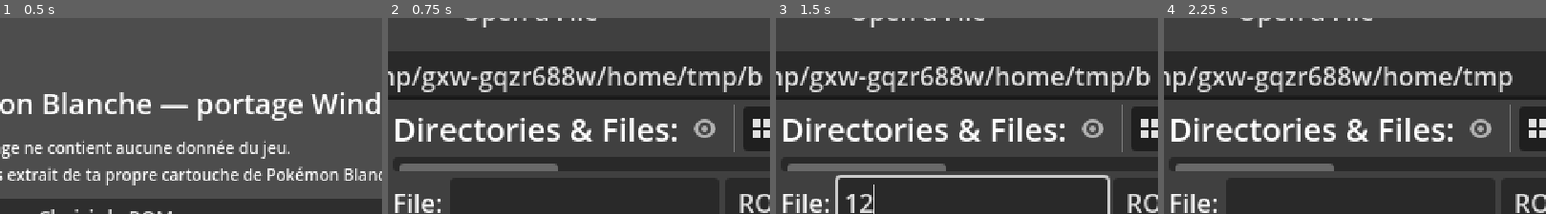
Above: before the commit, frames 1-4 (left to right).
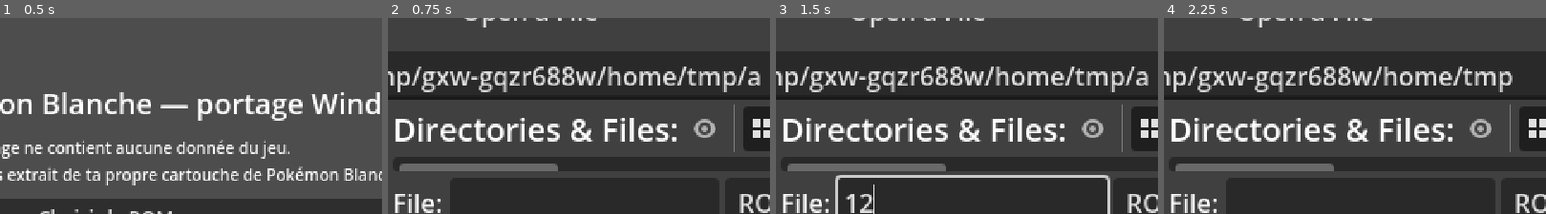
Above: after the commit, the same moments.

Repository: Brasegon/Pokemon-NB-x86
Game: Godot game, scene res://scenes/boot/boot.tscn
Two runs of this game, one before a commit and one after it. Both use one fixed random seed, a clock stepped at 60 frames per second and the inputs below.
Inputs (mouse positions are % of the whole screen's width and height, from its top left):
- Up to frame 1 (0.5 s): no input
- Up to frame 2 (0.75 s): click "Choisir la ROM…" at 0.5 s
- Up to frame 3 (1.5 s): click (61, 56) at 1.27 s; type "12" at 1.35 s
- Up to frame 4 (2.25 s): click (16, 24) at 2 s
The pictures show only the part of the screen within x 35-85%, y 9-59%; the shares and areas given below are measured in that part.

Frame 1 is identical in both runs. In frame 2, 0.2% of the frame differs, in the area x 94-98%, y 24-35%; in frame 3, 0.2%; in frame 4, nothing differs.

Commit message:
Phase 3 : machine virtuelle des scripts, on parle aux PNJ
- ScriptVM : la machine virtuelle des scripts du terrain, comme celle du jeu
  (pile de valeurs, comparaisons, sauts, appels, variables, drapeaux,
  messages, sons). Les commandes pas encore écrites sont sautées grâce à
  ScriptParams, la taille de leurs paramètres, générée depuis le code du jeu
  par tools/re/scriptcmds.py --gdscript.
- EventWork : drapeaux et variables (constantes, variables de la sauvegarde,
  variables temporaires, comme 0x02158F80).
- ScriptFiles : où trouver un script (zone ou plages communes de l'overlay 10).
- FieldScripts : Valider devant un PNJ ou un panneau lance son script,
  déclencheurs, messages dans la boîte de dialogue, PNJ qui se tourne.
- test_world joue le script de l'habitante de Renouet de bout en bout.

Co-Authored-By: Claude Opus 5.5 <noreply@anthropic.com>

Diff:
--- /dev/null
+++ b/engine/field/field_scripts.gd
@@ -0,0 +1,148 @@
+class_name FieldScripts
+extends Node
+## Les scripts du terrain : on parle à un PNJ ou on lit un panneau en appuyant sur Valider devant
+## lui, on marche sur un déclencheur... et la machine virtuelle (ScriptVM) exécute le script du jeu.
+## Ce nœud est aussi son « hôte » : il affiche les messages, tourne les PNJ, joue les sons.
+
+signal script_started(id: int)
+signal script_finished(id: int)
+
+var field: FieldMap
+var player: FieldPlayer
+var work := EventWork.new()
+var vm := ScriptVM.new()
+var box: DialogueBox
+## Numéro du script en cours (-1 : aucun).
+var current := -1
+## PNJ qui a lancé le script (on lui a parlé), ou null.
+var talker: FieldNpc
+
+var _files: ScriptFiles
+var _rom: Node
+
+
+static func create(map: FieldMap, hero: FieldPlayer, dialogue: DialogueBox) -> FieldScripts:
+	var scripts := FieldScripts.new()
+	scripts.name = "Scripts"
+	scripts.field = map
+	scripts.player = hero
+	scripts.box = dialogue
+	scripts._rom = Autoloads.rom()
+	scripts._files = ScriptFiles.from_overlay(scripts._rom.rom.read_overlay(ScriptFiles.OVERLAY))
+	if scripts._files == null:
+		push_error("Table des scripts communs introuvable dans l'overlay %d." % ScriptFiles.OVERLAY)
+	scripts.vm.host = scripts
+	scripts.vm.work = scripts.work
+	dialogue.visible = false
+	return scripts
+
+
+func is_running() -> bool:
+	return vm.running
+
+
+## Valider devant un PNJ ou un objet à lire : lance son script. Renvoie vrai si un script démarre.
+func try_talk() -> bool:
+	if vm.running or field.events == null:
+		return false
+	var front := player.facing_tile()
+	var npc := field.npc_at(front)
+	if npc and npc.data.script > 0:
+		return run(npc.data.script, npc)
+	for sign: Dictionary in field.events.signs:
+		if Vector2i(sign.x, sign.z) == front and sign.script > 0:
+			return run(sign.script)
+	return false
+
+
+## Déclencheur sur la case où arrive le joueur (sa variable doit valoir la valeur attendue).
+func check_triggers(tile: Vector2i) -> bool:
+	if vm.running or field.events == null:
+		return false
+	for trigger: Dictionary in field.events.triggers:
+		if trigger.rail != 0:
+			continue
+		var inside: bool = tile.x >= trigger.x and tile.x < trigger.x + trigger.width and tile.y >= trigger.z and tile.y < trigger.z + trigger.depth
+		if inside and work.get_var(trigger.variable) == trigger.value:
+			return run(trigger.script)
+	return false
+
+
+## Lance le script n° id (de la zone du joueur ou d'une plage commune).
+func run(id: int, who: FieldNpc = null) -> bool:
+	if _files == null:
+		return false
+	var place := _files.locate(id, field.zones.get_zone(field.events_zone))
+	var scripts: NARC = _rom.narc(BWFiles.SCRIPTS)
+	if place.is_empty() or scripts == null or place.script >= scripts.count():
+		return false
+	var bytes := scripts.get_file(place.script)
+	var start := ScriptFiles.entry_point(bytes, place.local)
+	if start < 0:
+		return false
+	current = id
+	talker = who
+	player.controllable = false
+	vm.start(bytes, start, _rom.text_file(BWFiles.TEXT_STORY, place.text))
+	script_started.emit(id)
+	return true
+
+
+func _process(delta: float) -> void:
+	if current < 0:
+		return
+	vm.update(delta)
+	if not vm.running:
+		var finished := current
+		current = -1
+		talker = null
+		close_message()
+		player.controllable = true
+		script_finished.emit(finished)
+
+
+# --- Hôte de la machine virtuelle -----------------------------------------------------------
+
+func lock() -> void:
+	player.controllable = false
+
+
+func release() -> void:
+	pass
+
+
+## Affiche le message n° index d'un fichier de textes. speaker : personnage qui parle (-1 : celui
+## à qui l'on parle) ; sur DS, la bulle pointe vers lui.
+func show_message(messages: MsgFile, index: int, _speaker: int) -> void:
+	if messages == null or index >= messages.line_count():
+		return
+	box.show_chars(messages.get_chars(index))
+
+
+func message_typed(_delta: float) -> bool:
+	return box.is_complete()
+
+
+func wait_button(_delta: float) -> bool:
+	return box.is_closed()
+
+
+func close_message() -> void:
+	if not box.is_closed():
+		box.close()
+
+
+## Le PNJ à qui l'on parle se tourne vers le héros.
+func face_player() -> void:
+	if talker:
+		talker.face((int(player.facing) ^ 1) as CharacterSprite.Direction)
+
+
+func play_sound(id: int) -> void:
+	var sound := Autoloads.sound()
+	# Le son n'est prêt qu'une fois son autoload dans l'arbre (pas pendant l'initialisation d'un test).
+	if sound == null or not sound.is_inside_tree():
+		return
+	var archive: SDAT = sound.sdat()
+	if archive and id < archive.sequence_names.size():
+		sound.play_effect(archive.sequence_names[id])
--- /dev/null
+++ b/engine/script/event_work.gd
@@ -0,0 +1,53 @@
+class_name EventWork
+extends RefCounted
+## Drapeaux et variables de l'histoire, comme les « données d'événements » de la sauvegarde du jeu.
+##
+## Numéros dans les paramètres de script (0x02158F80, overlay 10) : en dessous de 0x4000, une
+## constante ; de 0x4000 à 0x7FFF, une variable de la sauvegarde ; de 0x8000 à 0xBFFF, une
+## variable temporaire du script ; au-delà, rien. Les drapeaux sont lus et changés par les
+## commandes 0x10 (lire), 0x23 (mettre) et 0x24 (enlever).
+
+const SAVED_VARS := 0x4000
+const TEMP_VARS := 0x8000
+const END_VARS := 0xC000
+
+var _flags := {}
+var _vars := {}
+
+
+static func is_var(id: int) -> bool:
+	return id >= SAVED_VARS and id < END_VARS
+
+
+func get_flag(id: int) -> bool:
+	return _flags.get(id, false)
+
+
+func set_flag(id: int, on := true) -> void:
+	if on:
+		_flags[id] = true
+	else:
+		_flags.erase(id)
+
+
+func get_var(id: int) -> int:
+	return _vars.get(id, 0)
+
+
+func set_var(id: int, value: int) -> void:
+	if is_var(id):
+		_vars[id] = value & 0xFFFF
+
+
+## Valeur d'un paramètre de script : la variable s'il en désigne une, sinon le nombre lui-même
+## (0x02158FBC).
+func value_of(param: int) -> int:
+	return get_var(param) if is_var(param) else param
+
+
+## Les variables temporaires (0x8000-0xBFFF) sont rangées dans le contexte du script qui tourne
+## (0x02158F70) : elles disparaissent avec lui.
+func clear_temp_vars() -> void:
+	for id: int in _vars.keys():
+		if id >= TEMP_VARS:
+			_vars.erase(id)
--- /dev/null
+++ b/engine/script/script_files.gd
@@ -0,0 +1,55 @@
+class_name ScriptFiles
+extends RefCounted
+## Où trouver un script d'après son numéro (fonction 0x02158C70, overlay 10).
+##
+## De 2000 à 10524 : des plages de scripts communs, rangées dans une table de 46 entrées en
+## 0x02170138 de l'overlay 10 (premier numéro, dernier numéro, fichier de scripts `a/0/5/7`, genre,
+## fichier de textes `a/0/0/3`). En dessous : un script de la zone (fichier = champ 06 de l'en-tête
+## de zone, textes = champ 0A, numéro local = numéro - 1).
+##
+## Fichier de scripts : une table de décalages (s32), chacun relatif à la fin de son entrée, puis le
+## code. Le jeu démarre en lisant le décalage du numéro local et en l'ajoutant (fin de 0x02158B9C).
+
+const OVERLAY := 10
+## Position de la table des plages dans l'overlay 10 de la version de référence (0x02170138 en
+## mémoire, l'overlay commençant en 0x02155100).
+const RANGES_OFFSET := 0x1B038
+const RANGE_COUNT := 46
+const RANGE_SIZE := 10
+
+## [premier, dernier, fichier de scripts, fichier de textes] pour chaque plage commune.
+var ranges: Array[PackedInt32Array] = []
+
+
+static func from_overlay(overlay: PackedByteArray) -> ScriptFiles:
+	if RANGES_OFFSET + RANGE_COUNT * RANGE_SIZE > overlay.size():
+		return null
+	var files := ScriptFiles.new()
+	for i in RANGE_COUNT:
+		var p := RANGES_OFFSET + i * RANGE_SIZE
+		var entry := PackedInt32Array([overlay.decode_u16(p), overlay.decode_u16(p + 2),
+			overlay.decode_u16(p + 4), overlay.decode_u16(p + 8)])
+		# Contrôle : des plages cohérentes (premier <= dernier, à partir de 2000).
+		if entry[0] < 2000 or entry[0] > entry[1]:
+			return null
+		files.ranges.append(entry)
+	return files
+
+
+## { script, text, local } pour un numéro de script dans une zone (en-tête de ZoneTable), ou {}.
+func locate(id: int, zone_header: Dictionary) -> Dictionary:
+	for entry in ranges:
+		if id >= entry[0] and id <= entry[1]:
+			return {"script": entry[2], "text": entry[3], "local": id - entry[0]}
+	if id < 1 or zone_header.is_empty():
+		return {}
+	return {"script": zone_header.script, "text": zone_header.text, "local": id - 1}
+
+
+## Position de départ du script n° local dans un fichier de scripts, ou -1.
+static func entry_point(bytes: PackedByteArray, local: int) -> int:
+	var at := local * 4
+	if local < 0 or at + 4 > bytes.size():
+		return -1
+	var start := at + 4 + bytes.decode_s32(at)
+	return start if start >= 0 and start < bytes.size() else -1
--- /dev/null
+++ b/engine/script/script_params.gd
@@ -0,0 +1,37 @@
+class_name ScriptParams
+extends RefCounted
+## Paramètres des 609 commandes de script du terrain, retrouvés dans le code du jeu.
+## Généré par `python tools/re/scriptcmds.py --gdscript` (ne pas modifier à la main) :
+## voir docs/FORMATS.md, « Scripts du terrain ».
+
+## Taille des paramètres de chaque commande, en octets (-1 : commande absente de la table).
+const SIZES: Array[int] = [
+	0, 0, 0, 2, 4, 0, 2, 2, 2, 2, 2, 0, 0, 0, 0, 0, 2, 2, 4, 4, 2, 5, 2, 2,
+	2, 4, 4, 2, 2, 0, 4, 5, 5, 2, 2, 2, 2, 4, 4, 4, 4, 4, 4, 4, 4, 4, 0, 0,
+	0, 0, 0, 2, 4, 4, 0, 2, 3, 0, 8, 2, 10, 8, 0, 0, 4, 0, 0, 4, 0, 6, 0, 2,
+	12, 12, 3, 0, 1, 3, 6, 3, 3, 3, 3, 3, 3, 3, 3, 3, 3, 3, 3, 3, 5, 4, 3, 3,
+	3, 3, 3, 3, 6, 0, 4, 6, 4, 12, 4, 2, 2, 10, 2, 4, 10, 6, 8, 4, 0, 2, 8, 0,
+	2, 6, 2, 8, 6, 8, 2, 4, 2, 0, 4, 2, 2, 6, 8, 6, 6, -1, 4, 2, 0, 2, 0, -1,
+	-1, -1, 4, 4, 8, 2, 2, 4, 2, -1, -1, 4, -1, -1, 0, 2, 0, 2, 4, 2, 2, 4, 2, 0,
+	0, 2, 0, 4, 0, 7, 7, 6, 0, 0, 7, 8, 0, 6, 6, 6, 6, 4, 4, 4, 2, 4, 8, 8,
+	10, 6, 8, 0, 10, 0, 2, 0, 2, 0, 2, 4, 2, 2, 2, 2, 4, 4, 2, 2, 4, 4, 2, 2,
+	4, 2, 6, 0, 10, 4, 4, 6, 2, 2, 2, 0, 2, 4, 4, 2, 4, 2, 2, 2, 0, 0, 2, 2,
+	2, 2, 4, 4, 4, 4, 4, 2, 4, 2, 2, 4, 4, 6, 4, 4, 2, 4, 4, 4, 0, 6, 2, 6,
+	4, 8, 6, 6, 8, 4, 18, 6, 6, 6, 4, 4, 4, 6, 4, 4, 6, 6, 8, 6, 6, 2, 2, 4,
+	4, 4, 8, 18, 4, 0, 8, 8, 2, 4, 2, 6, 2, 8, 6, 2, 0, 0, 2, 2, 0, 0, 4, 4,
+	6, 2, 2, 2, 0, 0, 0, 0, 0, 0, 0, 22, 2, 0, 4, 2, 16, 4, 0, 0, 0, 4, 6, 4,
+	2, 4, 0, 2, 4, 2, 2, 0, 4, 0, 8, 2, 0, 2, 0, 2, 2, 0, 0, 0, 4, 2, 0, 3,
+	2, 5, 5, 8, 2, 2, 4, 0, 2, 0, 0, 2, 2, 2, 2, 0, 6, 0, 0, 2, 2, 0, 2, 4,
+	2, 2, 2, 0, 2, 2, 2, 2, 2, 2, 0, 0, 2, 2, 2, 16, 2, 2, 2, 2, 2, 2, 0, 4,
+	2, 2, 4, 2, 2, 0, 2, 2, 2, 2, 2, 2, 2, 0, 0, 4, 4, 8, 8, 2, 0, 0, 0, 0,
+	0, 0, 0, -1, 0, 0, 0, 0, 0, 4, 4, 0, 2, 4, 4, 6, 0, 3, 0, 0, 4, 2, 6, 0,
+	0, 4, 0, 4, 0, 2, 4, 6, 0, 2, 0, 6, 0, 0, 2, 2, 4, 2, 4, 2, 4, 4, 4, 6,
+	8, 2, 2, 2, 4, 6, 6, 6, 4, 4, 8, 8, 10, 8, 4, 4, 4, 4, 0, 8, 0, 0, 6, 12,
+	0, 0, 0, 2, 6, 4, 4, 0, 2, 2, 2, 2, 4, 2, 2, 4, 2, 8, 8, 4, 8, 8, 4, 6,
+	8, 0, 2, 6, 4, 4, 2, 2, 2, 2, 1, 1, 4, 0, 2, 0, 8, 12, 8, 2, 2, 6, 2, 8,
+	4, 4, 2, 4, 4, 4, 0, 4, 2, 2, 4, 4, 4, 2, 4, 6, 2, 2, 4, 4, 0, 4, 4, 0,
+	2, 2, 4, 4, 2, 4, 2, 8, 4, 8, 4, 2, 2, 4, 0, 0, 0, 6, 0, 4, 2, 12, 6, 0,
+	0, 2, 10, 8, 12, 2, 0, 0, 0,
+]
+## Commandes qui terminent le code qui les suit (fin, retour d'appel, saut sans condition).
+const ENDS: Array[int] = [2, 5, 29, 30, 140, 342, 359, 378]
--- /dev/null
+++ b/engine/script/script_vm.gd
@@ -0,0 +1,241 @@
+class_name ScriptVM
+extends RefCounted
+## Machine virtuelle des scripts du terrain, comme celle du jeu (ARM9, 0x02011298) : elle lit un
+## numéro de commande (u16) et ses paramètres, et rend la main quand une commande attend (un
+## message, une touche, un mouvement...). Voir docs/FORMATS.md, « Scripts du terrain ».
+##
+## Les commandes qui touchent au monde (messages, PNJ, sons) sont confiées à l'hôte (FieldScripts).
+## Celles qui ne sont pas encore écrites sont sautées grâce à la taille de leurs paramètres
+## (ScriptParams), et notées dans `skipped`.
+
+## Résultats de la table des conditions du jeu (0x0217056C, overlay 10), pour les codes 0 à 5
+## (<, ==, >, <=, >=, !=) et un résultat de comparaison 0 (inférieur), 1 (égal) ou 2 (supérieur).
+const CONDITIONS := [[1, 0, 0], [0, 1, 0], [0, 0, 1], [1, 1, 0], [0, 1, 1], [1, 0, 1]]
+## Condition « dépiler le résultat » des sauts conditionnels.
+const POP_CONDITION := 0xFF
+## Durée d'une image de la DS (le jeu compte ses attentes en images, à 60 par seconde).
+const FRAME := 1.0 / 60.0
+
+## L'hôte : messages, PNJ, sons... (voir FieldScripts).
+var host: Object
+var work: EventWork
+## Textes du script en cours (ceux de la zone ou ceux de la plage commune).
+var text: MsgFile
+var data := PackedByteArray()
+var pc := 0
+var running := false
+## Commandes sautées faute d'être écrites : numéro -> nombre de fois.
+var skipped := {}
+
+var _calls: Array[int] = []
+var _stack: Array[int] = []
+## Dernière comparaison de 0x19 / 0x1A (0 inférieur, 1 égal, 2 supérieur), gardée en +0x0E.
+var _compare := 0
+## Attente en cours : renvoie vrai quand elle est finie (reçoit la durée de l'image).
+var _wait := Callable()
+var _wait_time := 0.0
+
+
+func start(bytes: PackedByteArray, start_at: int, messages: MsgFile) -> void:
+	data = bytes
+	pc = start_at
+	text = messages
+	running = start_at >= 0
+	_calls.clear()
+	_stack.clear()
+	_wait = Callable()
+
+
+func stop() -> void:
+	running = false
+	work.clear_temp_vars()
+
+
+## Exécute les commandes jusqu'à une attente ou la fin du script.
+func update(delta: float) -> void:
+	while running:
+		if _wait.is_valid():
+			if not _wait.call(delta):
+				return
+			_wait = Callable()
+		if not _step():
+			return
+
+
+## Une commande ; renvoie faux si elle rend la main (attente ou fin).
+func _step() -> bool:
+	if pc < 0 or pc + 2 > data.size():
+		stop()
+		return false
+	var op := _u16()
+	match op:
+		0x00, 0x01:
+			pass
+		0x02, 0x1D:
+			stop()
+			return false
+		0x03:
+			_wait_frames(_value())
+			return false
+		0x04:
+			var target := _relative()
+			_calls.append(pc)
+			pc = target
+		0x05:
+			if _calls.is_empty():
+				stop()
+				return false
+			pc = _calls.pop_back()
+		0x08:
+			_stack.append(_u16())
+		0x09:
+			_stack.append(_value())
+		0x0A:
+			work.set_var(_u16(), _pop())
+		0x10:
+			_stack.append(int(work.get_flag(_value())))
+		0x11:
+			_compare_stack(_u16())
+		0x19:
+			var a := work.get_var(_u16())
+			_compare = _compare_values(a, _u16())
+		0x1A:
+			var a := work.get_var(_u16())
+			_compare = _compare_values(a, work.get_var(_u16()))
+		0x1E:
+			pc = _relative()
+		0x1F, 0x20:
+			var condition := _u8()
+			var target := _relative()
+			var yes: bool = _pop() == 1 if condition == POP_CONDITION else condition < CONDITIONS.size() and CONDITIONS[condition][_compare] == 1
+			# 0x1F saute quand la condition (dépilée) est fausse : c'est un « si ... alors ».
+			if op == 0x1F and (not yes if condition == POP_CONDITION else yes):
+				pc = target
+			elif op == 0x20 and yes:
+				_calls.append(pc)
+				pc = target
+		0x23:
+			work.set_flag(_value())
+		0x24:
+			work.set_flag(_value(), false)
+		0x28:
+			var id := _u16()
+			work.set_var(id, _u16())
+		0x29:
+			var id := _u16()
+			work.set_var(id, work.get_var(_u16()))
+		0x2E:
+			host.lock()
+		0x2F:
+			host.release()
+		0x30:
+			pass
+		0x32:
+			_wait = host.wait_button
+			return false
+		0x3C:
+			var file := _value()
+			var message := _value()
+			var speaker := _value()
+			_value()
+			_value()
+			host.show_message(_messages(file), message, speaker)
+			_wait = host.message_typed
+			return false
+		0x3D:
+			var file := _value()
+			var message := _value()
+			_value()
+			_value()
+			host.show_message(_messages(file), message, -1)
+			_wait = host.message_typed
+			return false
+		0x3E, 0x3F, 0x44:
+			host.close_message()
+		0x43:
+			var message := _u16()
+			_u16()
+			host.show_message(text, message, -1)
+			_wait = host.wait_button
+			return false
+		0x74:
+			host.face_player()
+		0xA6:
+			host.play_sound(_value())
+		_:
+			return _skip(op)
+	return true
+
+
+## Commande pas encore écrite : on saute ses paramètres (taille retrouvée dans le code du jeu).
+func _skip(op: int) -> bool:
+	var size: int = ScriptParams.SIZES[op] if op < ScriptParams.SIZES.size() else -1
+	if size < 0:
+		push_warning("Script : commande 0x%X inconnue en 0x%X." % [op, pc - 2])
+		stop()
+		return false
+	skipped[op] = skipped.get(op, 0) + 1
+	pc += size
+	if op in ScriptParams.ENDS:
+		stop()
+		return false
+	return true
+
+
+func _messages(file: int) -> MsgFile:
+	# 0x400 : les textes du script en cours (presque toujours) ; sinon un fichier de a/0/0/3.
+	return text if file == 0x400 else Autoloads.rom().text_file(BWFiles.TEXT_STORY, file)
+
+
+func _wait_frames(frames: int) -> void:
+	_wait_time = frames * FRAME
+	_wait = func(delta: float) -> bool:
+		_wait_time -= delta
+		return _wait_time <= 0.0
+
+
+func _compare_stack(condition: int) -> void:
+	var b := _pop()
+	var a := _pop()
+	var result := false
+	match condition:
+		0: result = a < b
+		1: result = a == b
+		2: result = a > b
+		3: result = a <= b
+		4: result = a >= b
+		5: result = a != b
+		6: result = a == 1 or b == 1
+		7: result = a == 1 and b == 1
+	_stack.append(int(result))
+
+
+static func _compare_values(a: int, b: int) -> int:
+	return 0 if a < b else (1 if a == b else 2)
+
+
+func _pop() -> int:
+	return _stack.pop_back() if not _stack.is_empty() else 0
+
+
+func _u8() -> int:
+	var v := data[pc] if pc < data.size() else 0
+	pc += 1
+	return v
+
+
+func _u16() -> int:
+	var v := data.decode_u16(pc) if pc + 2 <= data.size() else 0
+	pc += 2
+	return v
+
+
+## Décalage (s32) relatif à la fin du paramètre, comme les sauts et appels du jeu.
+func _relative() -> int:
+	var offset := data.decode_s32(pc) if pc + 4 <= data.size() else 0
+	pc += 4
+	return pc + offset
+
+
+func _value() -> int:
+	return work.value_of(_u16())
--- a/engine/ui/dialogue_box.gd
+++ b/engine/ui/dialogue_box.gd
@@ -112,6 +112,30 @@
 
 func is_waiting() -> bool:
 	return _waiting or _done
+
+
+## Vrai quand tout le texte est passé, attentes comprises : soit la boîte est fermée, soit tout est
+## affiché et le texte ne finit pas par une attente (un script attend alors la touche lui-même).
+func is_complete() -> bool:
+	if _done:
+		return true
+	if _step < _steps.size():
+		return false
+	var last: Variant = _steps[_steps.size() - 1] if not _steps.is_empty() else null
+	return not (last is int and last in [TextFlow.Kind.WAIT_CLEAR, TextFlow.Kind.WAIT_SCROLL])
+
+
+func is_closed() -> bool:
+	return _done
+
+
+## Ferme la boîte tout de suite, sans émettre finished (un script la referme).
+func close() -> void:
+	_steps.clear()
+	_step = 0
+	_waiting = false
+	_done = true
+	visible = false
 
 
 ## Ce que fait la touche Valider : finir la page en cours, ou passer à la suite.
--- a/scenes/field/field.gd
+++ b/scenes/field/field.gd
@@ -22,6 +22,7 @@
 var field: FieldMap
 var player: FieldPlayer
 var camera: FieldCamera
+var scripts: FieldScripts
 var zone := -1
 ## Décalage de l'heure choisi au clavier (F4), en minutes.
 var time_shift := 0.0
@@ -36,6 +37,7 @@
 var _banner_tween: Tween
 var _fade: ColorRect
 var _warping := false
+var _dialogue: DialogueBox
 
 
 func _ready() -> void:
@@ -72,6 +74,8 @@
 		player.sprite.modulate = field.sprite_tint
 
 	_build_hud()
+	scripts = FieldScripts.create(field, player, _dialogue)
+	add_child(scripts)
 	_enter_zone(field.zone_at(START_TILE))
 
 
@@ -116,6 +120,11 @@
 			_show_banner(SEASON_NAMES[field.season])
 			get_viewport().set_input_as_handled()
 			return
+	# Valider devant un PNJ ou un panneau : son script.
+	if event.is_action_pressed("valider") and not _warping and not scripts.is_running() and not player.is_moving():
+		if scripts.try_talk():
+			get_viewport().set_input_as_handled()
+			return
 	if event.is_action_pressed("menu"):
 		# Le viewport est gardé avant de changer de scène (qui retire aussitôt celle-ci de l'arbre).
 		var viewport := get_viewport()
@@ -129,6 +138,7 @@
 	if current != zone:
 		_enter_zone(current)
 		field.set_light_zone(current)
+	scripts.check_triggers(tile)
 
 
 ## Passage par une porte : fondu au noir, chargement de la zone de destination, héros posé sur la
@@ -218,6 +228,10 @@
 	_banner.position = Vector2(8, -40)
 	root.add_child(_banner)
 
+	_dialogue = DialogueBox.new()
+	SceneHelpers.place_dialogue_box(_dialogue, 18)
+	root.add_child(_dialogue)
+
 	_fade = ColorRect.new()
 	_fade.color = Color(0, 0, 0, 0)
 	_fade.mouse_filter = Control.MOUSE_FILTER_IGNORE
@@ -226,7 +240,7 @@
 
 	var help := GameLabel.new()
 	help.font_id = GameTheme.FontId.MEDIUM
-	help.text = "Flèches : marcher   Maj : courir   F3 : collisions   F4 : heure   F5 : saison   Échap : menu"
+	help.text = "Flèches : marcher   Maj : courir   Entrée : parler   F3 : collisions   F4 : heure   F5 : saison   Échap : menu"
 	help.set_anchors_and_offsets_preset(Control.PRESET_BOTTOM_LEFT, Control.PRESET_MODE_MINSIZE, 6)
 	help.grow_vertical = Control.GROW_DIRECTION_BEGIN
 	root.add_child(help)
--- a/tests/test_world.gd
+++ b/tests/test_world.gd
@@ -2,7 +2,7 @@
 ## Tests du monde (phase 3) sur la vraie ROM, à lancer en ligne de commande :
 ##   godot --headless --path . --script res://tests/test_world.gd
 ## Événements des zones (objets à lire, PNJ, portes, déclencheurs), règles des portes (celle de la
-## maison du héros, le tapis de sortie, les escaliers) et PNJ.
+## maison du héros, le tapis de sortie, les escaliers), PNJ et scripts.
 
 var _failures := 0
 var _checks := 0
@@ -19,6 +19,7 @@
 	_test_events()
 	_test_objects()
 	_test_warps()
+	_test_scripts()
 	print("%d vérifications, %d échec(s), %d ms" % [_checks, _failures, Time.get_ticks_msec() - started])
 	quit(1 if _failures > 0 else 0)
 
@@ -113,6 +114,50 @@
 	map.queue_free()
 
 
+## Scripts : où les trouver, puis le script de l'habitante de Renouet joué de bout en bout.
+func _test_scripts() -> void:
+	var files := ScriptFiles.from_overlay(_rom.rom.read_overlay(ScriptFiles.OVERLAY))
+	if not _check(files != null and files.ranges.size() == 46, "46 plages de scripts communs (overlay 10)"):
+		return
+	var zones := ZoneTable.parse(_rom.narc(BWFiles.ZONE_HEADERS).get_file(0))
+	var nuvema := zones.get_zone(ZoneTable.NUVEMA)
+	_check(files.locate(2000, nuvema) == {"script": 854, "text": 158, "local": 0}, "script 2000 : fichier 854, textes 158")
+	_check(files.locate(1, nuvema) == {"script": 778, "text": 428, "local": 0}, "script 1 de Renouet : fichier 778, textes 428")
+	var bytes: PackedByteArray = _rom.narc(BWFiles.SCRIPTS).get_file(778)
+	_check(ScriptFiles.entry_point(bytes, 0) == 0x11A, "le script 1 commence en 0x11A")
+
+	var map := FieldMap.new()
+	root.add_child(map)
+	map.load_zone(ZoneTable.NUVEMA)
+	map.set_events_zone(ZoneTable.NUVEMA)
+	map.update_around(Vector2i(783, 759))
+	var hero := FieldPlayer.create(map, NSBTX.parse(_rom.narc(BWFiles.FIELD_OBJECTS).get_file(6)))
+	map.add_child(hero)
+	hero.place(Vector2i(783, 759), CharacterSprite.Direction.DOWN)
+	var box := DialogueBox.new()
+	root.add_child(box)
+	var scripts := FieldScripts.create(map, hero, box)
+	root.add_child(scripts)
+	var npc := map.npc_at(Vector2i(783, 760))
+	_check(npc != null and scripts.try_talk() and scripts.current == 1, "Valider devant l'habitante lance son script (n° 1)")
+	scripts._process(0.0)
+	box.advance()
+	_check(box.visible_lines()[0].begins_with("La science"), "message n° 24 : « %s »" % box.visible_lines()[0])
+	_check(npc.facing == CharacterSprite.Direction.UP, "elle se tourne vers le héros")
+	# Les pages du message, puis la touche qui ferme : le script se termine sans commande sautée.
+	# Sans images qui défilent, la boîte n'affiche ses lettres que quand on la fait avancer.
+	for i in 12:
+		if not scripts.is_running():
+			break
+		box.advance()
+		scripts._process(1.0 / 60.0)
+	_check(not scripts.is_running() and scripts.vm.skipped.is_empty() and hero.controllable,
+		"le script se termine, le héros est libre (sautées : %s)" % scripts.vm.skipped)
+	scripts.queue_free()
+	box.queue_free()
+	map.queue_free()
+
+
 func _check(condition: bool, label: String) -> bool:
 	_checks += 1
 	if not condition:
Not shown, added: engine/field/field_scripts.gd.uid
Not shown, added: engine/script/event_work.gd.uid
Not shown, added: engine/script/script_files.gd.uid
Not shown, added: engine/script/script_params.gd.uid
Not shown, added: engine/script/script_vm.gd.uid
Not shown, changed: docs/FORMATS.md
Not shown, changed: docs/ROADMAP.md
